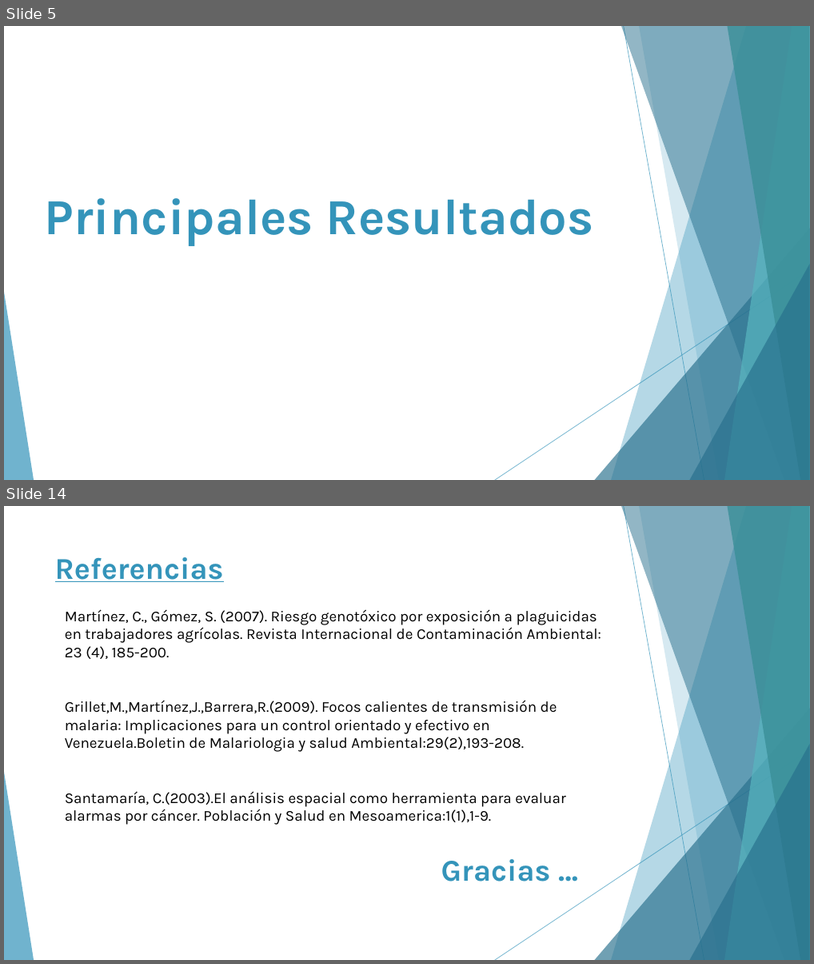
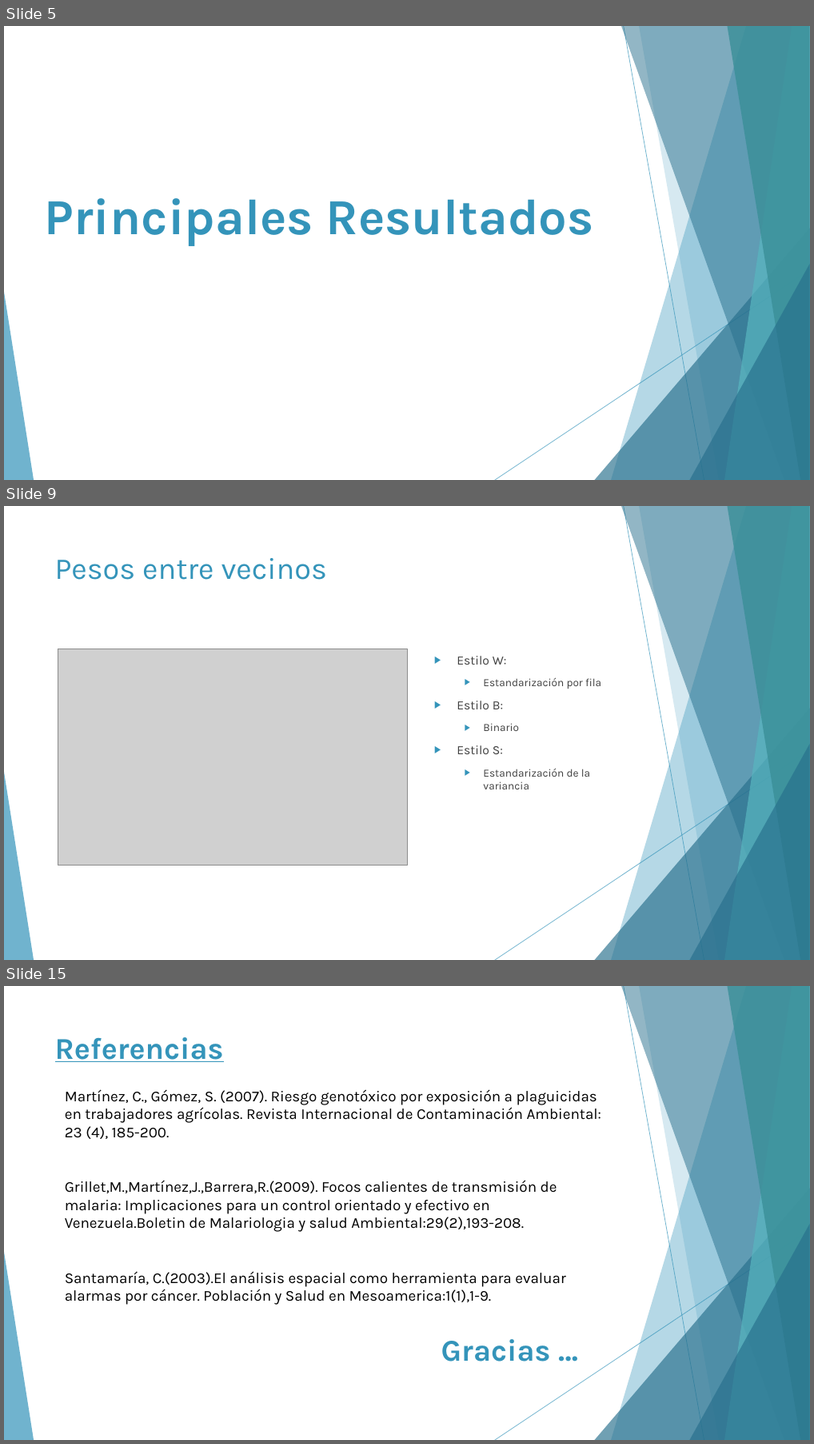
Before and after one commit to andresarguedas/Intoxicaciones-CR-2007-2014, a slide deck: Presentación - Intoxicaciones.pptx. Shown one above the other, each under a label of ours: slides 5 and 14 before the commit, slides 5, 9 and 15 after it; the slides between them are not shown. The pictures are 814x964 and 814x1444 pixels, drawn with LibreOffice and Linux fonts; fonts in the diff are those of the drawing; grey boxes stand for pictures. Boxes give left, top, right and bottom in pixels: in the first picture for what was removed or moved away, otherwise in the second. Text is boxed around its words. In the diff, an @@ line names an element or a change of style, - is before the commit and + after.

```diff
--- a/Presentación - Intoxicaciones.pptx
+++ b/Presentación - Intoxicaciones.pptx
@@ slide 9 added at [4,506,810,960], background #FFFFFF; not listed: 10 template elements that a slide beside it also shows @@
@@ title added at [55,558,327,580], 36 pt, text #3494BA @@
+Pesos entre vecinos
@@ picture added at [58,648,407,864] @@
@@ text added at [457,656,602,789], 13 pt, text #404040 @@
+▶ Estilo W:
+  ▶ Estandarización por fila
+▶ Estilo B:
+  ▶ Binario
+▶ Estilo S:
+  ▶ Estandarización de la variancia
@@ what was slide 14 is now slide 15 @@
```
Also in this commit, not shown: 1 slide changed, 8 other slides added, 8 slides removed, 4 other files.
